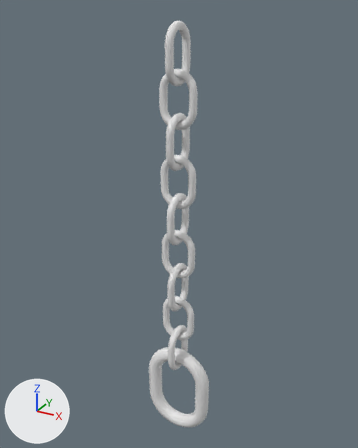
A saved change to the FBX model Assets/Art/Models/Environment/Props/Industrial/Chains/Chain.fbx.
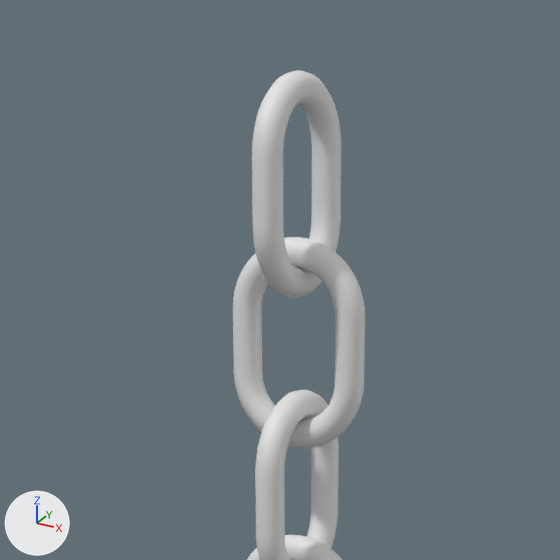
Old and new are each drawn whole from a 50 mm lens placed at (2.531, -2.125, 5.069), pointed at (1.147, 0.39, 3.811) and again close up on the part from 26% to 71% of the width and 0% to 36% of the height. Lighting does not change. The marker at lower left points along +X, +Y and +Z. The older version's two pictures come first. Where no turn or scale is listed for an object, it has been applied to the vertices.

Names of what the first close-up shows: 'Chain_low'.
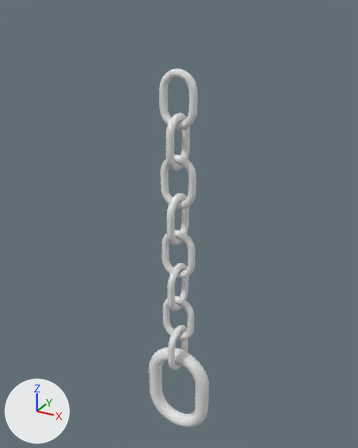
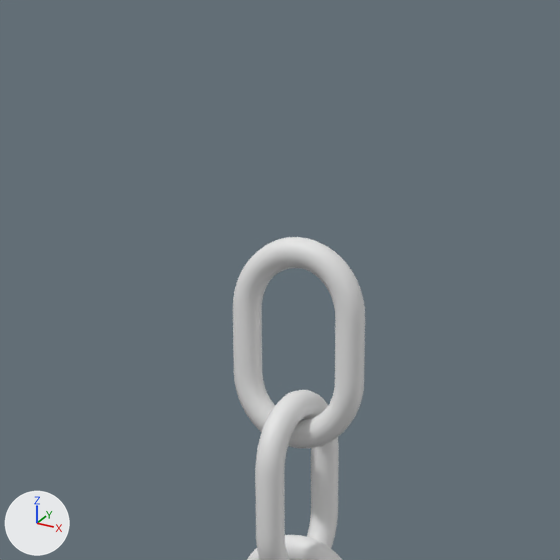
Where the change shows, as pixel boxes [x1, y1, x2, y2] in the close-ups (560 x 560 px):
'Chain_low', reshaped: before [233, 70, 365, 560]; after [233, 237, 365, 560]
part 1 of me_torus_008, deleted: before [252, 70, 341, 298]

Edits to the bpy script that builds the scene:
```text
Change me_torus_008:
    used by ob_chain_low; location = (1.184, 0.314, 3.015)
    remove me_torus_008.from_pydata(...)  # 6000 vertices, 6000 faces; spans x -0.24..0.24, y -0.12..0.12, z -0.78..1.98
    add me_torus_008.from_pydata(...)  # 5400 vertices, 5400 faces; spans x -0.24..0.24, y -0.12..0.12, z -0.78..1.74
    me_torus_008 part 1: the loose piece of 600 vertices spanning x -0.02..0.02, y -0.12..0.12, z 1.65..1.98 is deleted
```
